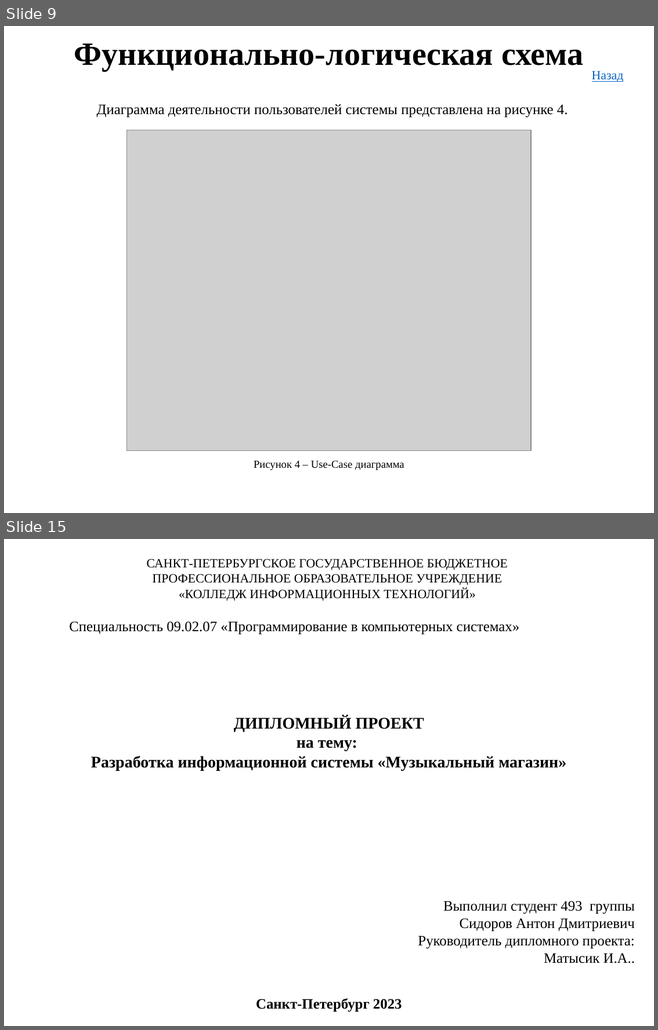
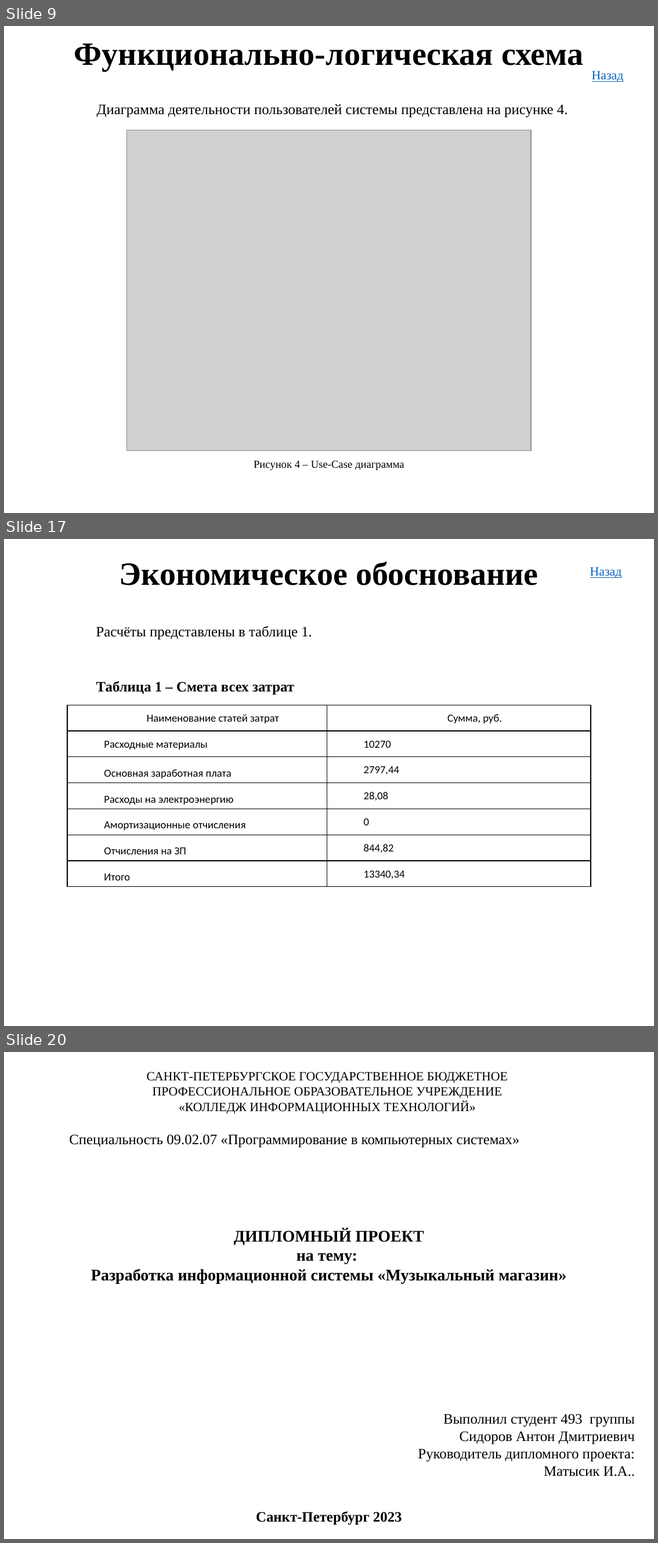
Before and after one commit to AntonSidorov1/DiplomProject, a slide deck: сидоров антон дмитриевич, Группа 493 - Презентация.pptx. Shown one above the other, each under a label of ours: slides 9 and 15 before the commit, slides 9, 17 and 20 after it; the slides between them are not shown. The pictures are 658x1030 and 658x1543 pixels, drawn with LibreOffice and Linux fonts; fonts in the diff are those of the drawing; grey boxes stand for pictures. Boxes give left, top, right and bottom in pixels: in the first picture for what was removed or moved away, otherwise in the second. Text is boxed around its words. In the diff, an @@ line names an element or a change of style, - is before the commit and + after.

```diff
--- a/сидоров антон дмитриевич, Группа 493 - Презентация.pptx
+++ b/сидоров антон дмитриевич, Группа 493 - Презентация.pptx
@@ slide 17 added at (x1=4, y1=539, x2=654, y2=1026), background #FFFFFF @@
@@ text added at (x1=119, y1=562, x2=538, y2=585), 36 pt, text #000000, bold @@
+Экономическое обоснование
@@ text added at (x1=590, y1=567, x2=622, y2=578), 14 pt, text #0563C1, underline @@
+Назад
@@ text added at (x1=96, y1=626, x2=312, y2=695), 16 pt, text #000000 @@
+Расчёты представлены в таблице 1.
+Таблица 1 – Смета всех затрат
@@ table added at (x1=67, y1=705, x2=590, y2=887), 7 rows, 2 columns @@
+Наименование статей затрат | Сумма, руб.
+Расходные материалы | 10270
+Основная заработная плата | 2797,44
+Расходы на электроэнергию | 28,08
+Амортизационные отчисления | 0
+Отчисления на ЗП | 844,82
+Итого | 13340,34
@@ what was slide 15 is now slide 20 @@
```
Also in this commit, not shown: 1 slide changed, 9 other slides added, 5 slides removed, 31 other files.
